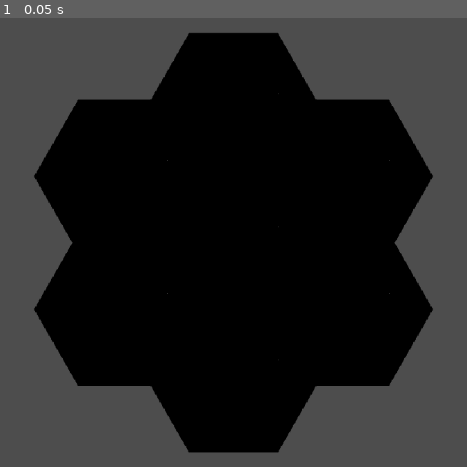
Above: before the commit, frame 1.
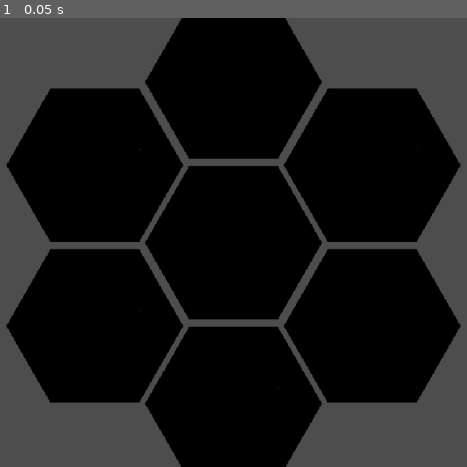
Above: after the commit, the same moment.

Repository: ima-cow/Godot-Testing
Game: Godot game, scene res://scenes/game.tscn
Two runs of this game, one before a commit and one after it. Both use one fixed random seed, a clock stepped at 60 frames per second and the inputs below.
Inputs:
- Up to frame 1 (0.05 s): no input

The runs differ from the first frame. In frame 1, 17% of the frame differs, in the area x 1-99%, y 0-100%.

Commit message:
made things into scenes

Diff:
--- a/scenes/game.tscn
+++ b/scenes/game.tscn
@@ -1,8 +1,8 @@
 [gd_scene load_steps=4 format=3 uid="uid://b0pyuxk5dlcom"]
 
 [ext_resource type="Script" uid="uid://c138lt85hei3v" path="res://scripts/hex_grid.gd" id="1_lnu2h"]
-[ext_resource type="Texture2D" uid="uid://xcyw7prkjkby" path="res://assets/hexagon.png" id="1_yqjtg"]
 [ext_resource type="Texture2D" uid="uid://bgexqpeya8w2x" path="res://assets/hexagon_red.png" id="2_lnu2h"]
+[ext_resource type="PackedScene" uid="uid://bs35j85dxpk34" path="res://scenes/hex.tscn" id="3_lbhrr"]
 
 [node name="Game" type="Node2D"]
 
@@ -12,64 +12,22 @@
 script = ExtResource("1_lnu2h")
 redHex = ExtResource("2_lnu2h")
 
-[node name="Hex" type="Area2D" parent="HexGrid"]
+[node name="Hex" parent="HexGrid" instance=ExtResource("3_lbhrr")]
 
-[node name="Sprite2D" type="Sprite2D" parent="HexGrid/Hex"]
-texture = ExtResource("1_yqjtg")
+[node name="Hex2" parent="HexGrid" instance=ExtResource("3_lbhrr")]
+position = Vector2(0, -232)
 
-[node name="CollisionPolygon2D" type="CollisionPolygon2D" parent="HexGrid/Hex"]
-polygon = PackedVector2Array(54, -93, 107, 0, 54, 93, -54, 93, -107, 0, -54, -93)
+[node name="Hex3" parent="HexGrid" instance=ExtResource("3_lbhrr")]
+position = Vector2(200, -112)
 
-[node name="Hex2" type="Area2D" parent="HexGrid"]
-position = Vector2(160, -96)
+[node name="Hex4" parent="HexGrid" instance=ExtResource("3_lbhrr")]
+position = Vector2(200, 120)
 
-[node name="Sprite2D" type="Sprite2D" parent="HexGrid/Hex2"]
-texture = ExtResource("1_yqjtg")
+[node name="Hex5" parent="HexGrid" instance=ExtResource("3_lbhrr")]
+position = Vector2(0, 232)
 
-[node name="CollisionPolygon2D" type="CollisionPolygon2D" parent="HexGrid/Hex2"]
-polygon = PackedVector2Array(54, -93, 107, 0, 54, 93, -54, 93, -107, 0, -54, -93)
+[node name="Hex6" parent="HexGrid" instance=ExtResource("3_lbhrr")]
+position = Vector2(-200, 120)
 
-[node name="Hex3" type="Area2D" parent="HexGrid"]
-position = Vector2(-160, 96)
-
-[node name="Sprite2D" type="Sprite2D" parent="HexGrid/Hex3"]
-texture = ExtResource("1_yqjtg")
-
-[node name="CollisionPolygon2D" type="CollisionPolygon2D" parent="HexGrid/Hex3"]
-polygon = PackedVector2Array(54, -93, 107, 0, 54, 93, -54, 93, -107, 0, -54, -93)
-
-[node name="Hex4" type="Area2D" parent="HexGrid"]
-position = Vector2(0, 192)
-
-[node name="Sprite2D" type="Sprite2D" parent="HexGrid/Hex4"]
-texture = ExtResource("1_yqjtg")
-
-[node name="CollisionPolygon2D" type="CollisionPolygon2D" parent="HexGrid/Hex4"]
-polygon = PackedVector2Array(54, -93, 107, 0, 54, 93, -54, 93, -107, 0, -54, -93)
-
-[node name="Hex5" type="Area2D" parent="HexGrid"]
-position = Vector2(160, 96)
-
-[node name="Sprite2D" type="Sprite2D" parent="HexGrid/Hex5"]
-texture = ExtResource("1_yqjtg")
-
-[node name="CollisionPolygon2D" type="CollisionPolygon2D" parent="HexGrid/Hex5"]
-polygon = PackedVector2Array(54, -93, 107, 0, 54, 93, -54, 93, -107, 0, -54, -93)
-
-[node name="Hex6" type="Area2D" parent="HexGrid"]
-position = Vector2(-160, -96)
-
-[node name="Sprite2D" type="Sprite2D" parent="HexGrid/Hex6"]
-texture = ExtResource("1_yqjtg")
-
-[node name="CollisionPolygon2D" type="CollisionPolygon2D" parent="HexGrid/Hex6"]
-polygon = PackedVector2Array(54, -93, 107, 0, 54, 93, -54, 93, -107, 0, -54, -93)
-
-[node name="Hex7" type="Area2D" parent="HexGrid"]
-position = Vector2(0, -192)
-
-[node name="Sprite2D" type="Sprite2D" parent="HexGrid/Hex7"]
-texture = ExtResource("1_yqjtg")
-
-[node name="CollisionPolygon2D" type="CollisionPolygon2D" parent="HexGrid/Hex7"]
-polygon = PackedVector2Array(54, -93, 107, 0, 54, 93, -54, 93, -107, 0, -54, -93)
+[node name="Hex7" parent="HexGrid" instance=ExtResource("3_lbhrr")]
+position = Vector2(-200, -112)
--- /dev/null
+++ b/scenes/line.gd
@@ -0,0 +1 @@
+extends Node2D
--- a/scenes/line.tscn
+++ b/scenes/line.tscn
@@ -1,5 +1,6 @@
-[gd_scene load_steps=4 format=3 uid="uid://umsm1dxg8jiv"]
+[gd_scene load_steps=5 format=3 uid="uid://umsm1dxg8jiv"]
 
+[ext_resource type="Script" uid="uid://vh6odk2pr7s3" path="res://scenes/line.gd" id="1_ce3t5"]
 [ext_resource type="Texture2D" uid="uid://b83aodj8ox31" path="res://assets/red_line_point.png" id="1_pdjlr"]
 
 [sub_resource type="RectangleShape2D" id="RectangleShape2D_ce3t5"]
@@ -9,6 +10,7 @@
 size = Vector2(64, 64)
 
 [node name="Line" type="Node2D"]
+script = ExtResource("1_ce3t5")
 
 [node name="Start" type="Area2D" parent="."]
 
Not shown, added: scenes/line.gd.uid
